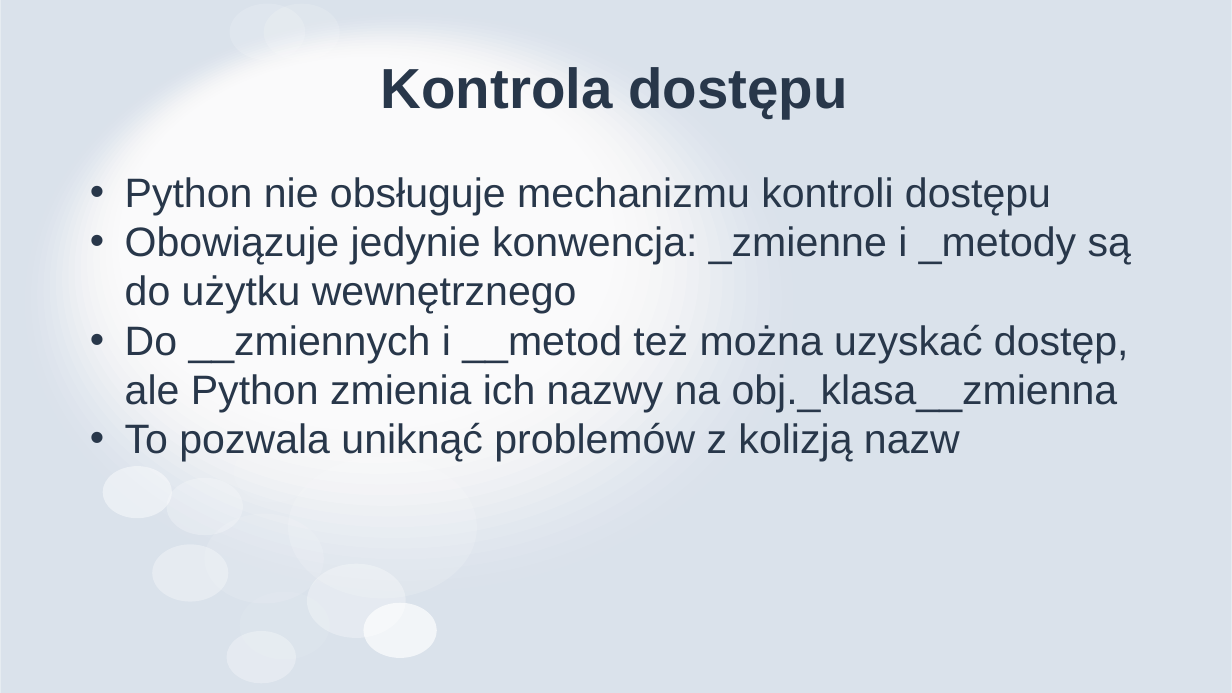
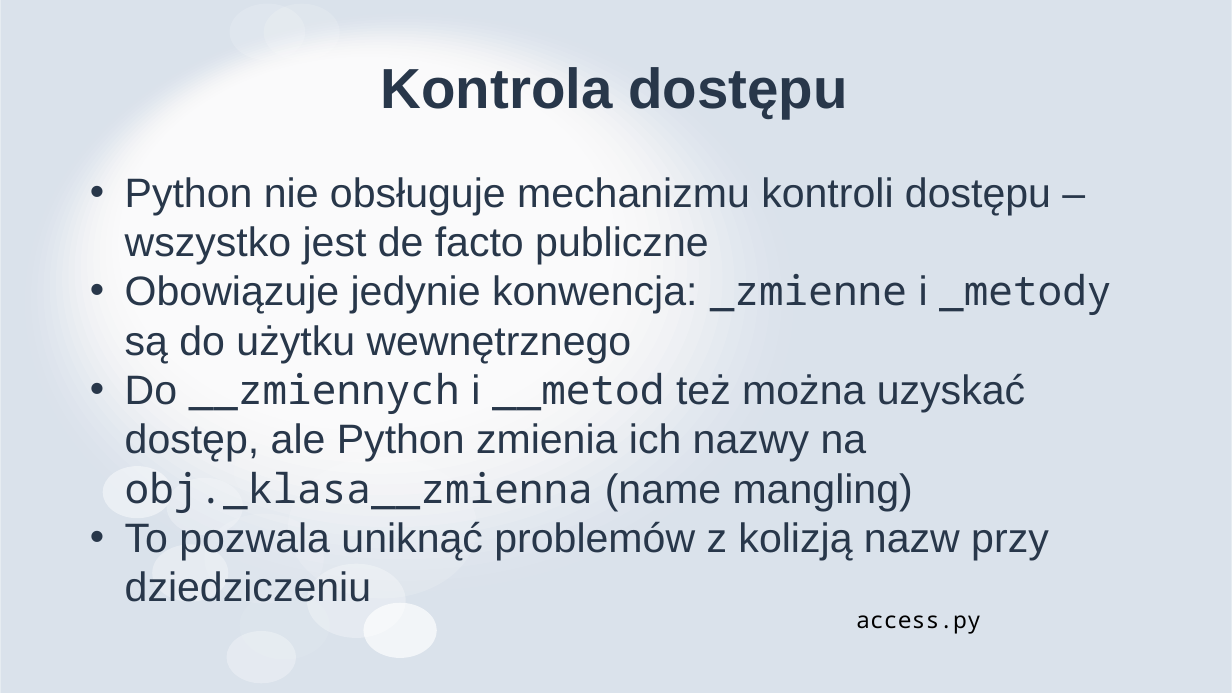
Before and after one commit to MikoStoro/ETI_Academy_python, a slide deck: slide 9 of Objects/Objects.pptx. Drawn at 1232x693 pixels with LibreOffice and Linux fonts; fonts in the diff are those of the drawing. Boxes give left, top, right and bottom in pixels: in the first picture for what was removed or moved away, otherwise in the second. Text is boxed around its words. In the diff, an @@ line names an element or a change of style, - is before the commit and + after.

```diff
--- a/Objects/Objects.pptx
+++ b/Objects/Objects.pptx
@@ text at box(125, 177, 1051, 265): text changed @@
-• Python nie obsługuje mechanizmu kontroli dostępu
+• Python nie obsługuje mechanizmu kontroli dostępu – wszystko jest de facto publiczne
@@ text at box(125, 274, 1111, 363): font Arial to Noto Sans Mono in "_zmienne _metody" @@
@@ text at box(125, 372, 1049, 602): text changed @@
-• Do __zmiennych i __metod też można uzyskać dostęp, ale Python zmienia ich nazwy na obj._klasa__zmienna
-• To pozwala uniknąć problemów z kolizją nazw
+• Do __zmiennych i __metod też można uzyskać dostęp, ale Python zmienia ich nazwy na obj._klasa__zmienna (name mangling)
+• To pozwala uniknąć problemów z kolizją nazw przy dziedziczeniu
@@ text added at box(856, 615, 981, 634), 18 pt, text #000000 @@
+access.py
```
Also in this commit, not shown: 1 other slide changed, 4 slides added, 3 other files.
